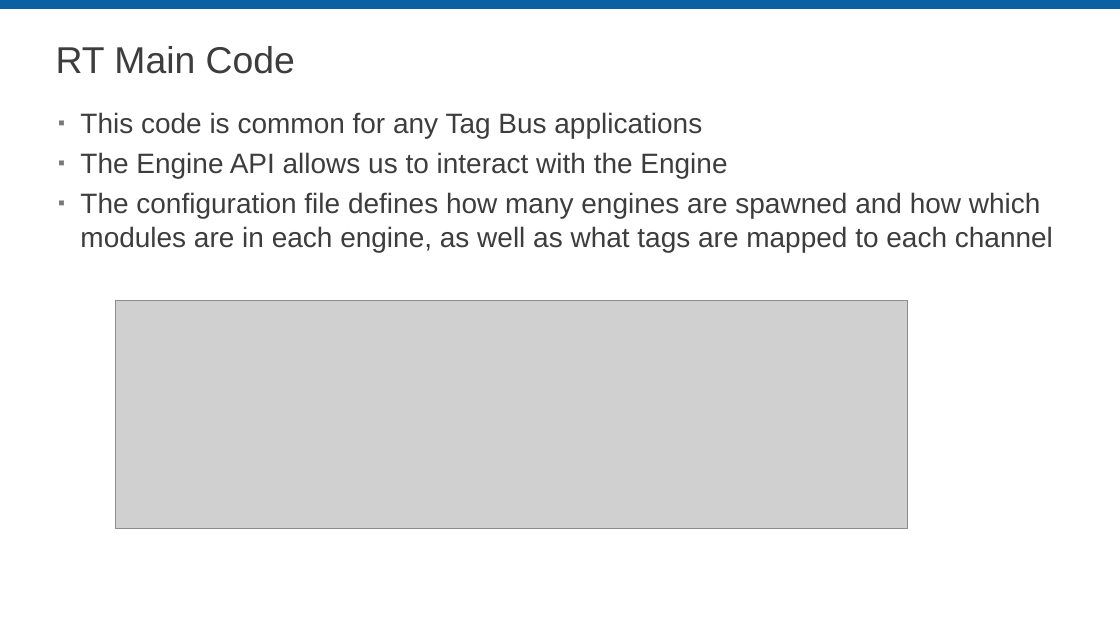
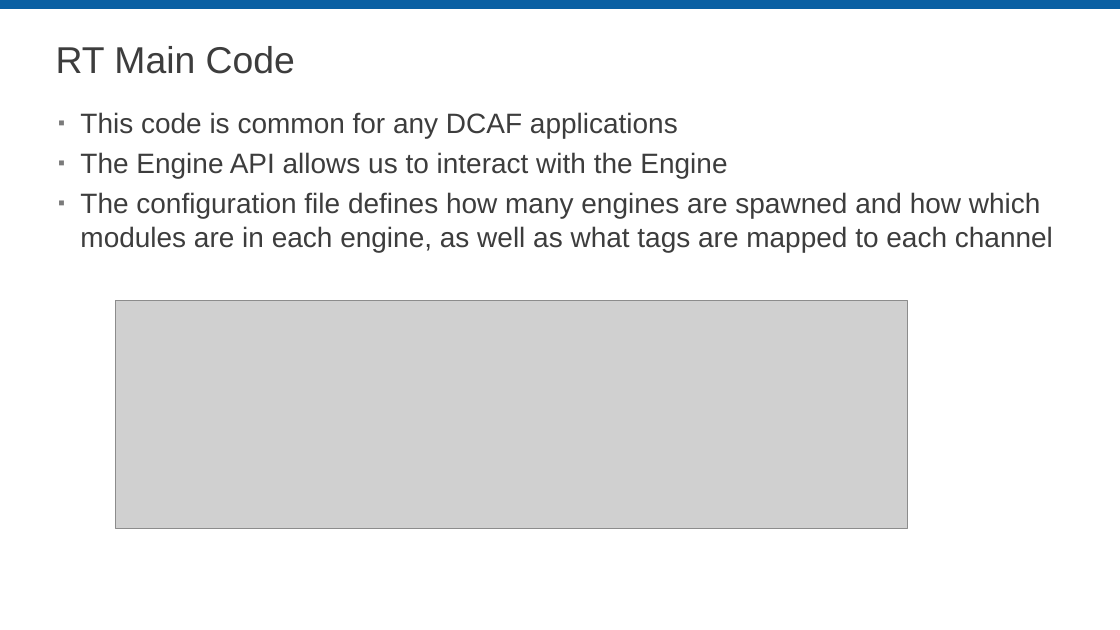
Before and after one commit to LabVIEW-DCAF/Documentation, a slide deck: slide 17 of Trunk/Presentations/A_Introduction to DCAF.pptx. Drawn at 1120x630 pixels with LibreOffice and Linux fonts; fonts in the diff are those of the drawing; grey boxes stand for pictures; background and template pictures are left out. Boxes give left, top, right and bottom in pixels: in the first picture for what was removed or moved away, otherwise in the second. Text is boxed around its words. In the diff, an @@ line names an element or a change of style, - is before the commit and + after.

```diff
--- a/Trunk/Presentations/A_Introduction to DCAF.pptx
+++ b/Trunk/Presentations/A_Introduction to DCAF.pptx
@@ text at (80,112,678,139): text changed @@
-▪ This code is common for any Tag Bus applications
+▪ This code is common for any DCAF applications
```
Also in this commit, not shown: 1 other slide changed, 1 other file.
